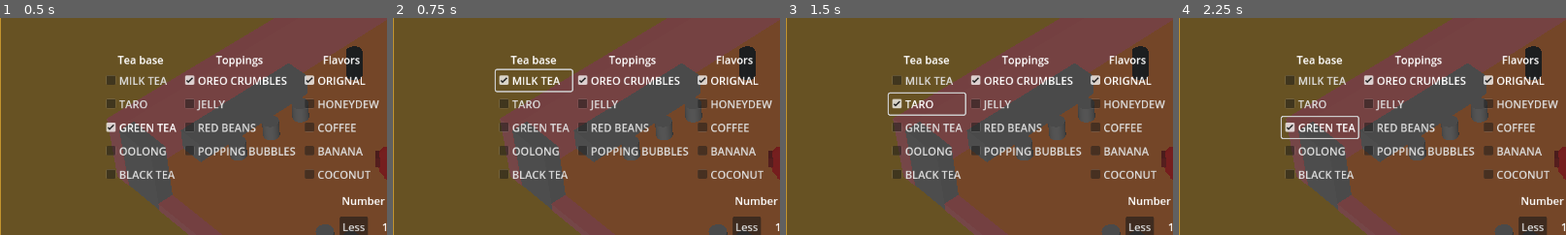
Above: before the commit, frames 1-4 (left to right).
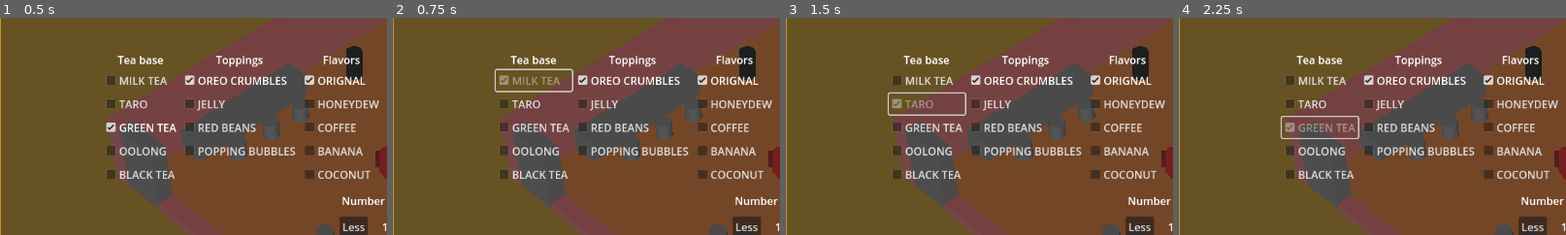
Above: after the commit, the same moments.

Repository: Kamjam/Bobaeria-Cafe
Game: Godot game, scene res://Scenes/Main.tscn
The game is run twice, just before and just after one commit, with the same random seed, the same clock (stepped at 60 frames per second) and the same inputs. The engine's default icon, where the game draws it, is replaced by a stand-in: a white triangle on a blue panel in a dark square.
Inputs:
- Up to frame 1 (0.5 s): no input
- Up to frame 2 (0.75 s): click "MILK TEA" at 0.5 s
- Up to frame 3 (1.5 s): click "TARO" at 1.25 s
- Up to frame 4 (2.25 s): click "GREEN TEA" at 2 s
The pictures show only the part of the screen within x 0-50%, y 14-64%; the shares and areas given below are measured in that part.

Frame 1 is identical in both runs. In frame 2, 0.3% of the frame differs, in the area x 27-44%, y 26-31%; in frame 3, 0.2%; in frame 4, 0.4%, in the area x 27-46%, y 48-53%.

Commit message:
players can no longer disable all buttons at once for multiple choice items

Diff:
--- a/bobaeria-cafe/UI/DrinkConstructorMenu/Scripts/radio_buttons_controller.gd
+++ b/bobaeria-cafe/UI/DrinkConstructorMenu/Scripts/radio_buttons_controller.gd
@@ -11,3 +11,8 @@
 	for child in self.get_children():
 		if (child is CheckBox and child.name != name):
 			child.button_pressed = false
+			child.disabled = false
+
+		elif (child is CheckBox and child.name == name):
+
+			child.disabled = true
